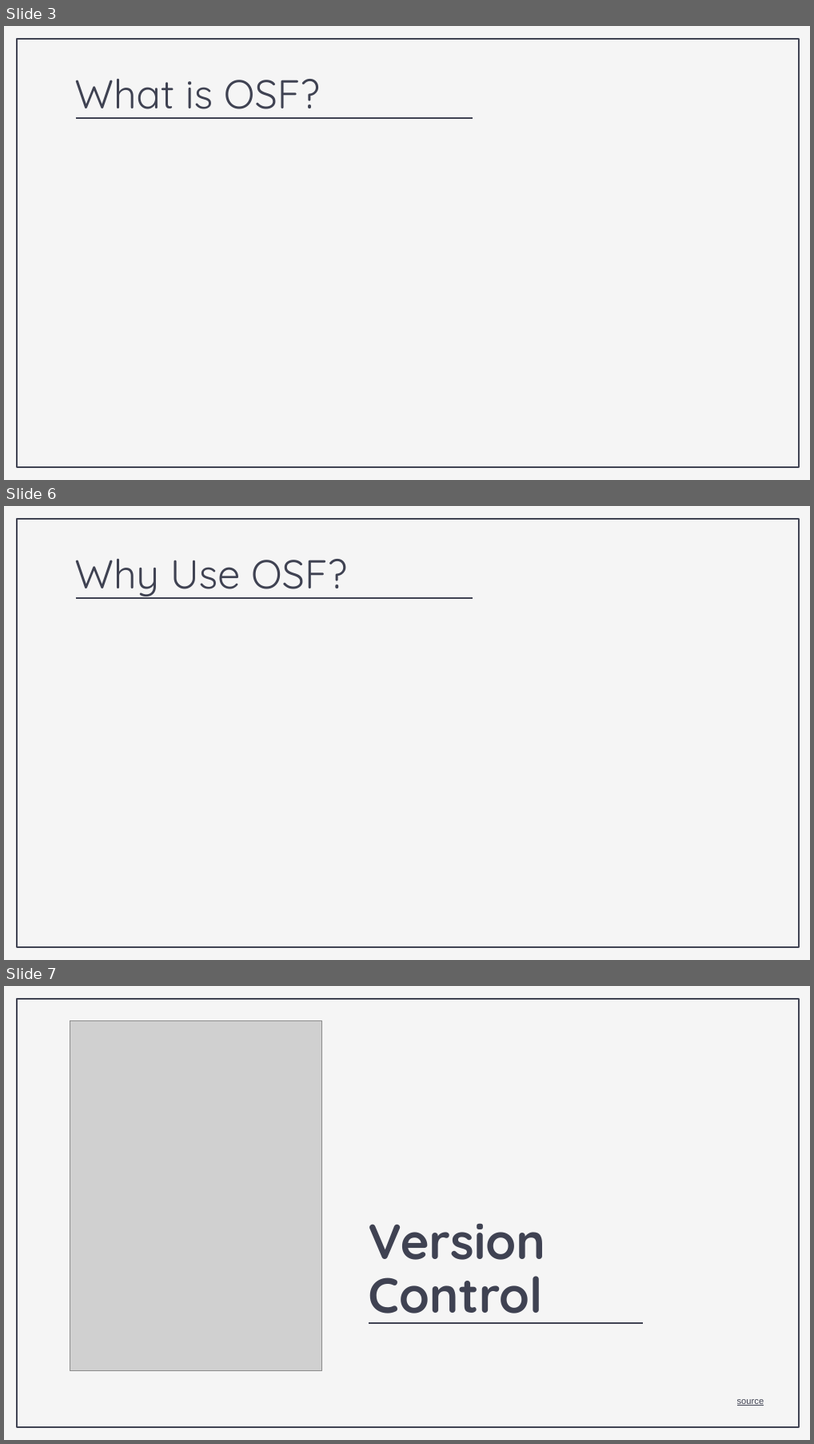
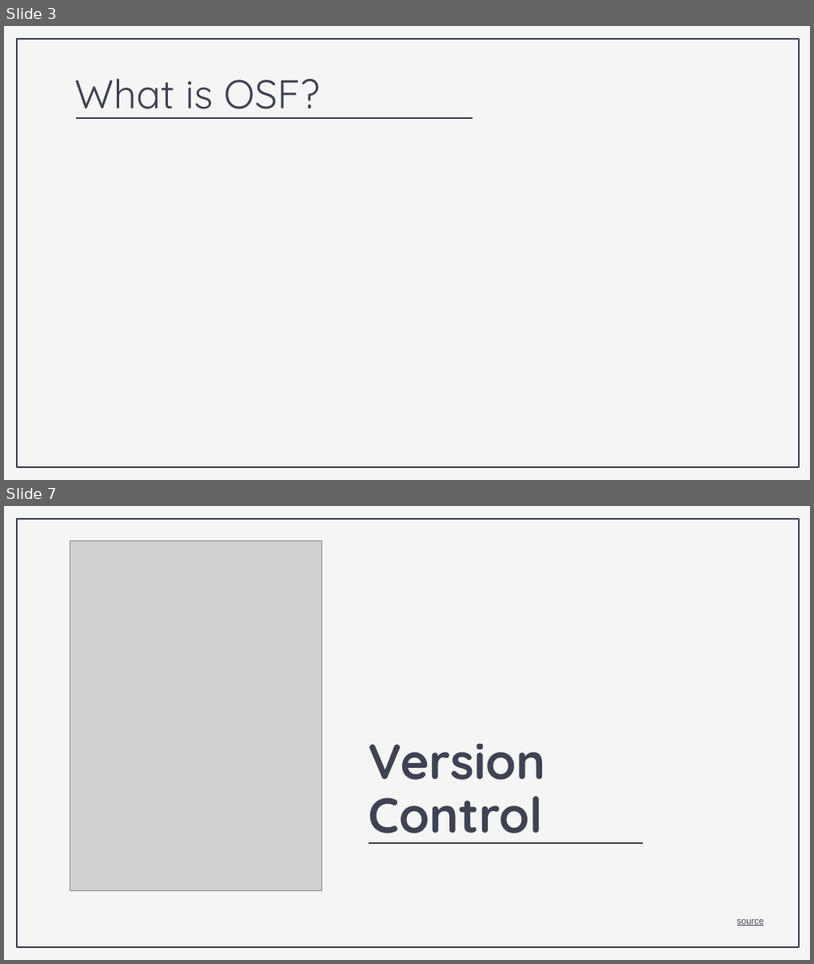
Before and after one commit to nickrochlin/rdm-jumpstart2, a slide deck: docs/files/Block1-3_OSF.pptx. Shown one above the other, each under a label of ours: slides 3, 6 and 7 before the commit, slides 3 and 7 after it; the slides between them are not shown. The pictures are 814x1444 and 814x964 pixels, drawn with LibreOffice and Linux fonts; fonts in the diff are those of the drawing; grey boxes stand for pictures. Boxes give left, top, right and bottom in pixels: in the first picture for what was removed or moved away, otherwise in the second. Text is boxed around its words. In the diff, an @@ line names an element or a change of style, - is before the commit and + after.

```diff
--- a/docs/files/Block1-3_OSF.pptx
+++ b/docs/files/Block1-3_OSF.pptx
@@ slide 6 removed at [4,506,810,960], background #F5F5F5; not listed: 1 template element that a slide beside it also shows @@
@@ title removed at [74,558,347,599] @@
-Why Use OSF?
@@ line removed from (76, 598) to (473, 598) @@
```
Also in this commit, not shown: 7 slides changed, 1 slide added, 9 other files.
